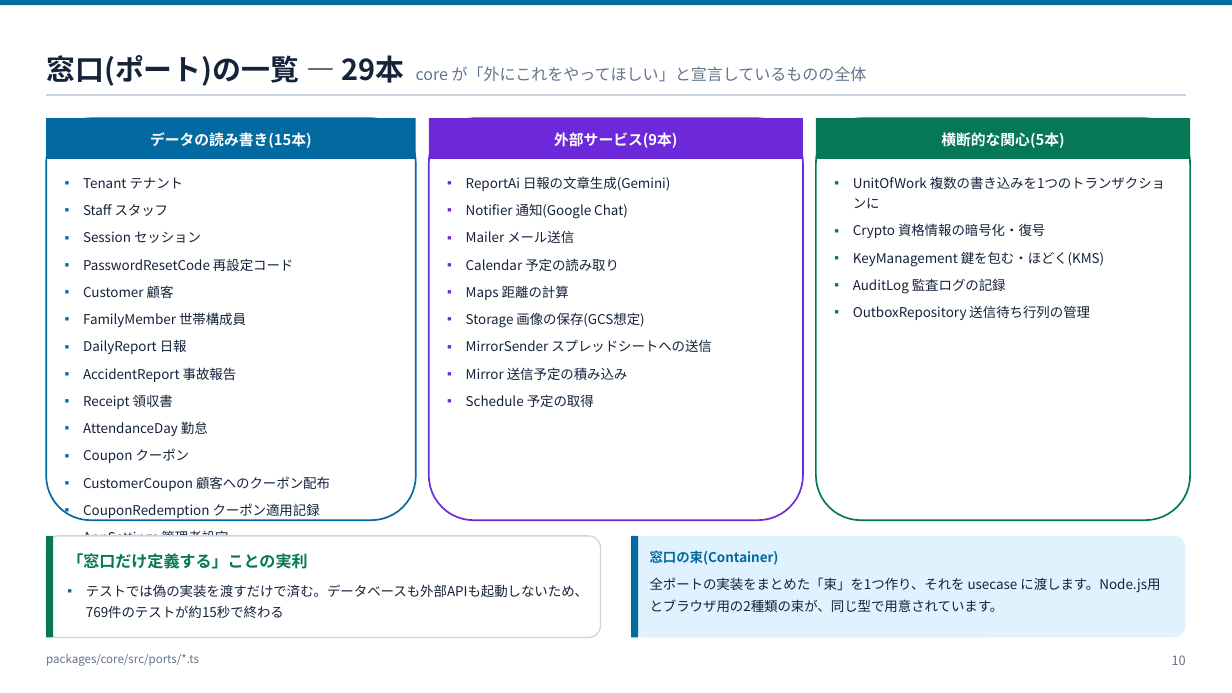
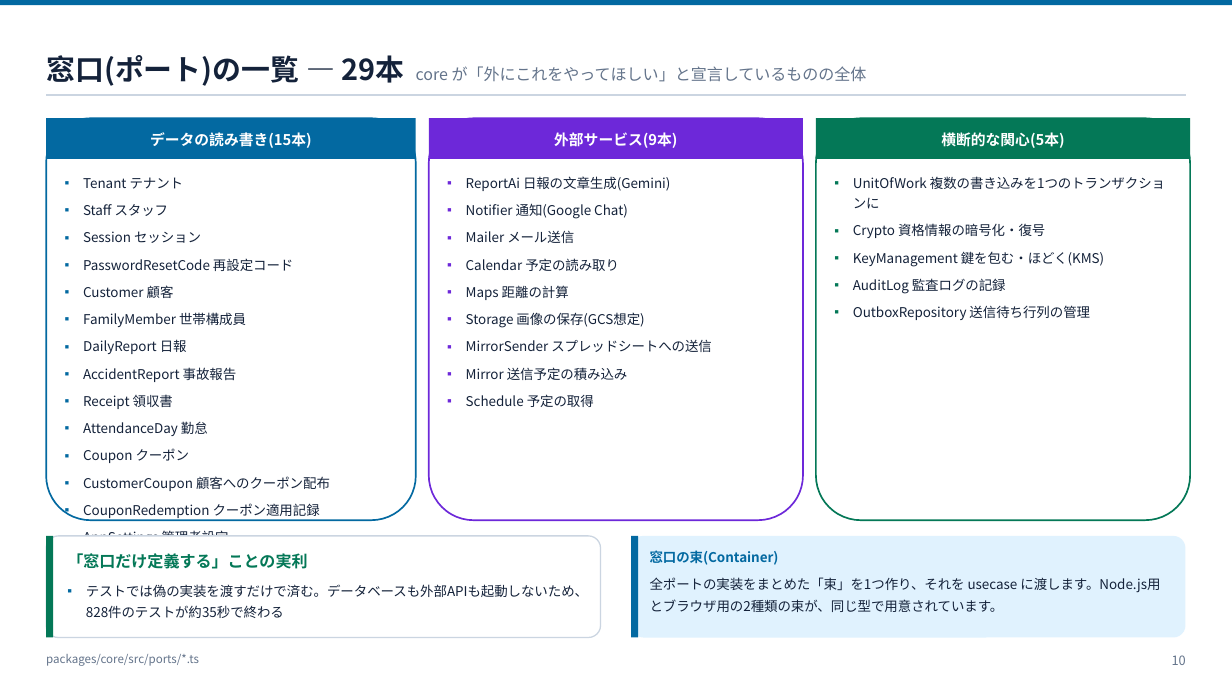
Before and after one commit to ohru131/katahimo-app, a slide deck: slide 10 of doc/13_アーキテクチャ説明資料.pptx. Drawn at 1232x693 pixels with LibreOffice and Linux fonts; fonts in the diff are those of the drawing. Boxes give left, top, right and bottom in pixels: in the first picture for what was removed or moved away, otherwise in the second. Text is boxed around its words. In the diff, an @@ line names an element or a change of style, - is before the commit and + after.

```diff
--- a/doc/13_アーキテクチャ説明資料.pptx
+++ b/doc/13_アーキテクチャ説明資料.pptx
@@ text at [86, 584, 588, 618]: text changed @@
-▪ テストでは偽の実装を渡すだけで済む。データベースも外部APIも起動しないため、769件のテストが約15秒で終わる
+▪ テストでは偽の実装を渡すだけで済む。データベースも外部APIも起動しないため、828件のテストが約35秒で終わる
```
Also in this commit, not shown: 5 other slides changed, 4 other files.
